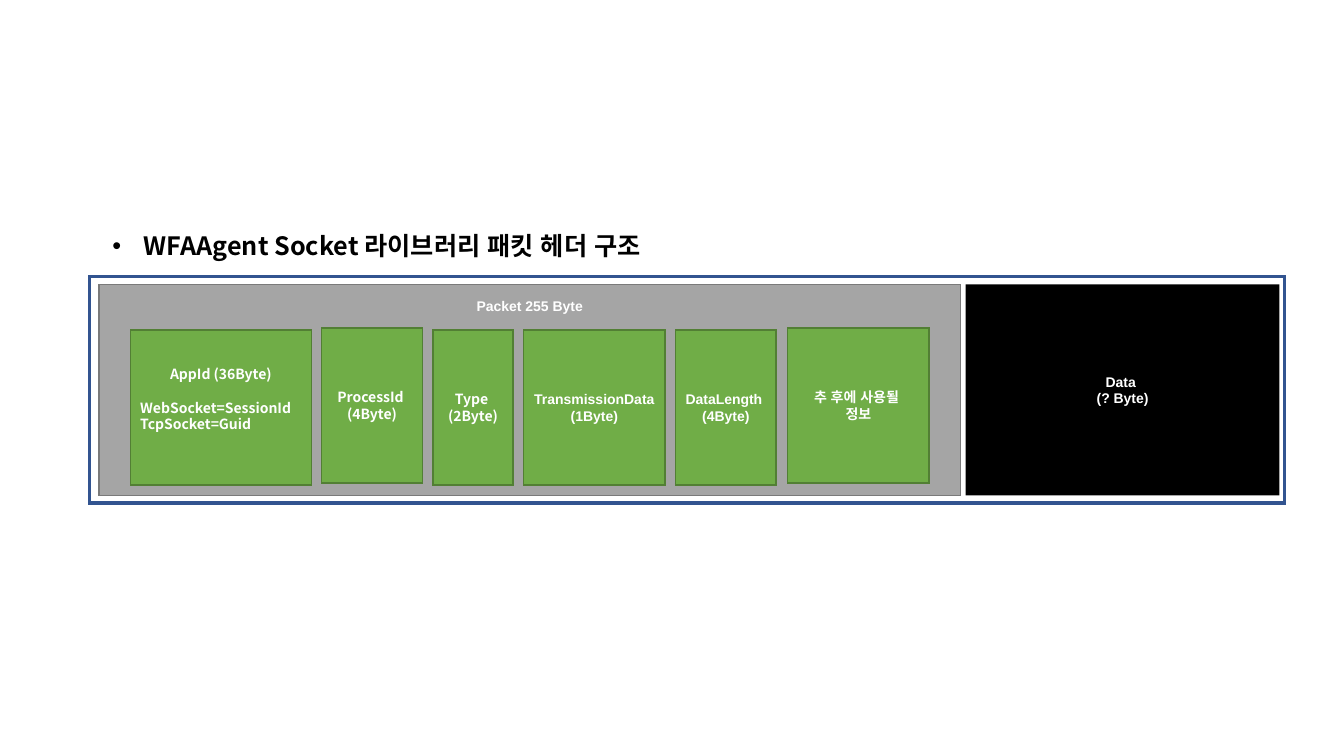
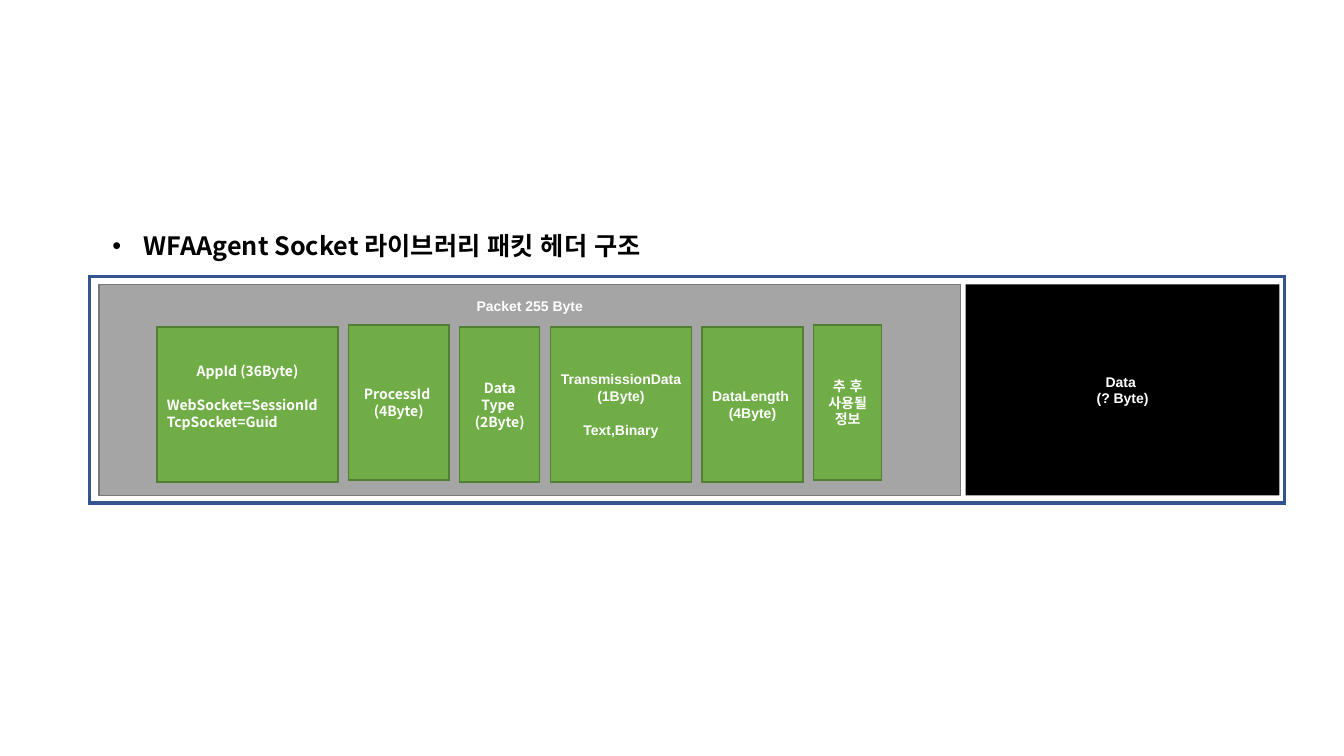
Before and after one commit to soultomind/WFAAgent, a slide deck: slide 1 of WFAAgent TCP소켓 패킷구조.pptx. Drawn at 1344x756 pixels with LibreOffice and Linux fonts; fonts in the diff are those of the drawing. Boxes give left, top, right and bottom in pixels: in the first picture for what was removed or moved away, otherwise in the second. Text is boxed around its words. In the diff, an @@ line names an element or a change of style, - is before the commit and + after.

```diff
--- a/WFAAgent TCP소켓 패킷구조.pptx
+++ b/WFAAgent TCP소켓 패킷구조.pptx
@@ rectangle "ProcessId": place and size @@
-rectangle "ProcessId" at (322,328,422,483)
+rectangle "ProcessId" at (349,325,450,480)
@@ 3 rectangles: place and size @@
-3 rectangles at (130,330,776,485)
+3 rectangles at (157,328,804,483)
@@ rectangle "TransmissionData": place and size @@
-rectangle "TransmissionData" at (523,330,664,485)
+rectangle "TransmissionData" at (551,328,692,483)
@@ rectangle "추 후": place and size @@
-rectangle "추 후" at (787,328,929,483)
+rectangle "추 후" at (814,325,882,480)
@@ text in rectangle at (481,382,516,413): text changed @@
-Type
+Data Type
@@ text in rectangle at (828,379,867,410): text changed @@
-추 후에 사용될
+추 후
+사용될
@@ text in rectangle at (583,425,658,438): paragraph added @@
+Text,Binary
```
Also in this commit, not shown: 7 other files.
